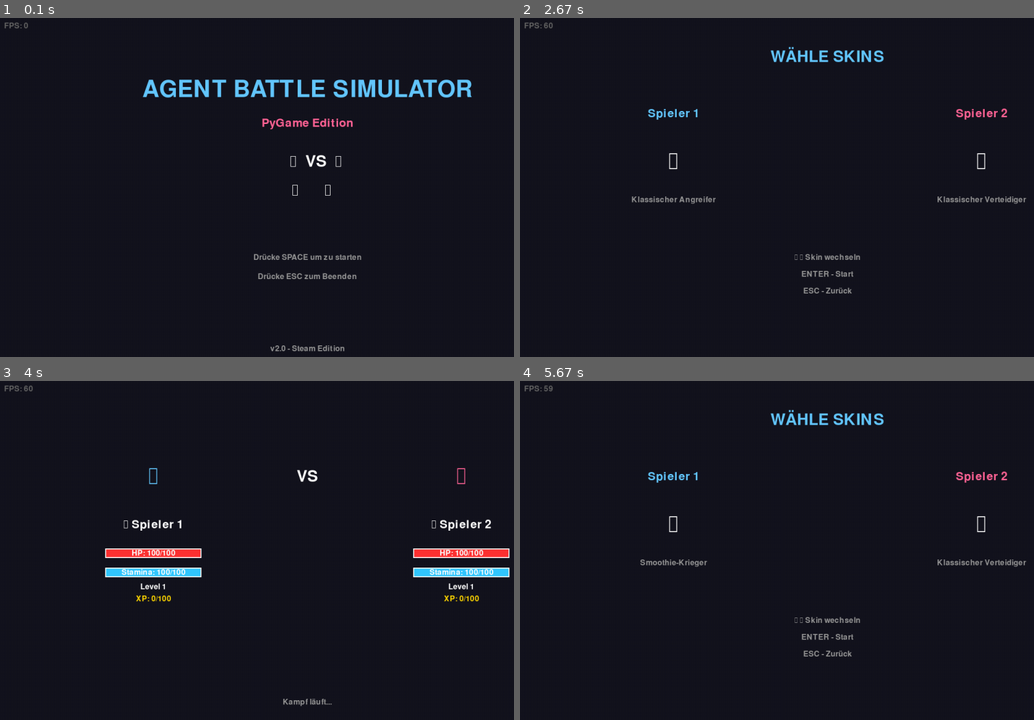
Above: before the commit, frames 1-4 (two rows, left to right).
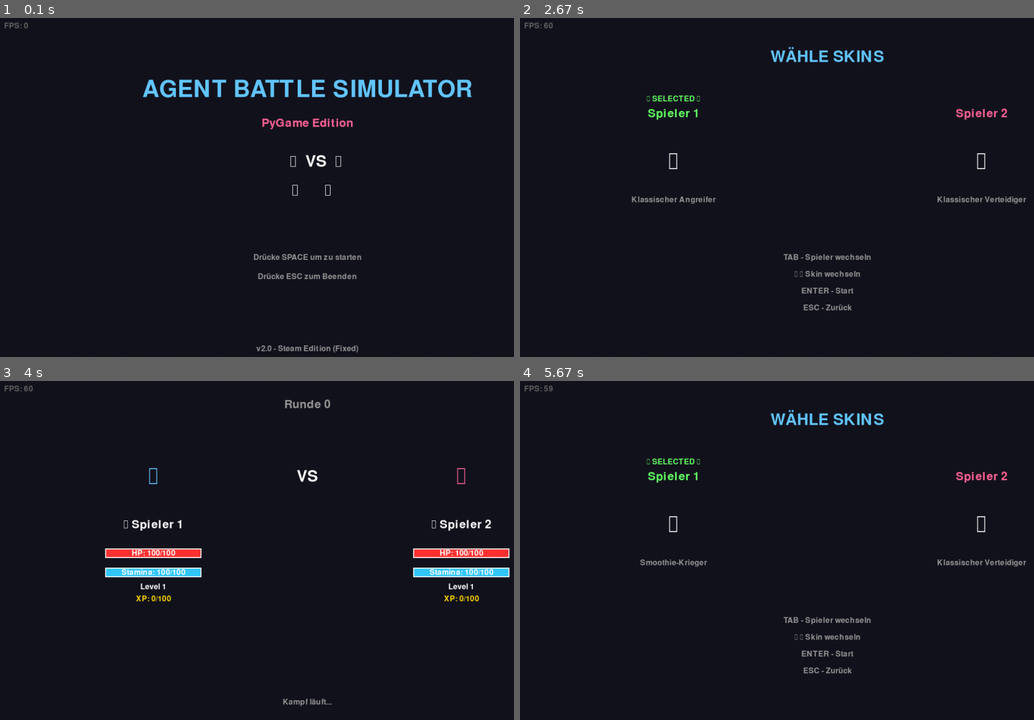
Above: after the commit, the same moments.

Repository: KoMMb0t/Hackaton
Game: pygame game, started from pygame_version/battle_sim_pygame.py
Same seed, same stepped clock (60 frames per second), same inputs: the game is played once before the commit and once after it.
Inputs:
- Up to frame 1 (0.1 s): no input
- Up to frame 2 (2.67 s): tap Space at 2.03 s; tap 3 at 2.37 s
- Up to frame 3 (4 s): hold Enter 2.7-3.23 s; hold Left 2.7-3.23 s; tap Space at 2.77, 3.07 s; tap 1 at 3.27 s
- Up to frame 4 (5.67 s): hold Esc 4.67-5.13 s; tap Space at 4.73, 5.03, 5.57 s; tap 1 at 5.17 s; hold Left from 5.5 s (still down)

The runs differ from the first frame. In frame 1, 0.2% of the frame differs, in the area x 49-70%, y 96-99%; in frame 2, 0.8%, in the area x 24-69%, y 22-87%; in frame 3, 0.1%; in frame 4, 0.8%.

Commit message:
Fix PyGame bugs: AI vs AI mode, dual skin selection, battle log
- Fixed AI vs AI mode: Now automatically executes battle rounds every 2 seconds
- Added dual player skin selection: Use TAB to switch between Player 1 and Player 2
- Implemented battle log display: Shows last 5 actions during battle
- Added round counter to battle screen
- Added visual selection indicator for skin selection
- Fixed battle state management and reset logic
- Improved UI feedback with color-coded player selection

Closes #1 (if issue exists)

Diff:
--- a/pygame_version/battle_sim_pygame.py
+++ b/pygame_version/battle_sim_pygame.py
@@ -11,6 +11,7 @@
 import sys
 import os
 from pathlib import Path
+import time
 
 # Füge Parent-Verzeichnis zum Path hinzu für Imports
 sys.path.insert(0, str(Path(__file__).parent.parent))
@@ -62,8 +63,18 @@
         self.player1_skin = "default_attacker"
         self.player2_skin = "default_defender"
 
+        # Skin selection state
+        self.selected_player = 1  # 1 or 2 - which player's skin is being selected
+
         # Game Engine
         self.game_engine = None
+
+        # Battle state
+        self.battle_round = 0
+        self.battle_log = []
+        self.last_action_time = 0
+        self.action_delay = 2.0  # Seconds between actions in AI vs AI mode
+        self.battle_finished = False
 
     def run(self):
         """Hauptschleife"""
@@ -131,17 +142,27 @@
                 self.start_battle()
             elif event.key == pygame.K_ESCAPE:
                 self.game_state = "GAME_MODE_SELECT"
+            # Switch between player 1 and player 2 skin selection
+            elif event.key == pygame.K_TAB:
+                self.selected_player = 2 if self.selected_player == 1 else 1
             # Skin-Auswahl mit Pfeiltasten
             elif event.key == pygame.K_LEFT:
-                self.player1_skin = self.skin_manager.get_previous_skin(self.player1_skin)
+                if self.selected_player == 1:
+                    self.player1_skin = self.skin_manager.get_previous_skin(self.player1_skin)
+                else:
+                    self.player2_skin = self.skin_manager.get_previous_skin(self.player2_skin)
             elif event.key == pygame.K_RIGHT:
-                self.player1_skin = self.skin_manager.get_next_skin(self.player1_skin)
+                if self.selected_player == 1:
+                    self.player1_skin = self.skin_manager.get_next_skin(self.player1_skin)
+                else:
+                    self.player2_skin = self.skin_manager.get_next_skin(self.player2_skin)
 
     def handle_battle_events(self, event):
         """Battle Events"""
         if event.type == pygame.KEYDOWN:
             if event.key == pygame.K_ESCAPE:
                 self.game_state = "MAIN_MENU"
+                self.reset_battle()
 
             # Spieler-Aktionen (wenn Multiplayer)
             if self.selected_mode in ["PLAYER_VS_AI", "PLAYER_VS_PLAYER"]:
@@ -159,16 +180,64 @@
         if event.type == pygame.KEYDOWN:
             if event.key == pygame.K_SPACE:
                 self.game_state = "MAIN_MENU"
+                self.reset_battle()
             elif event.key == pygame.K_r:
                 self.start_battle()  # Rematch
 
     def update(self):
         """Update-Logik"""
-        if self.game_state == "BATTLE":
+        if self.game_state == "BATTLE" and not self.battle_finished:
             # Battle-Update
-            if self.game_engine:
-                # Hier würde die Battle-Logik laufen
-                pass
+            if self.game_engine and self.selected_mode == "AI_VS_AI":
+                # Auto-play for AI vs AI mode
+                current_time = time.time()
+                if current_time - self.last_action_time >= self.action_delay:
+                    self.execute_battle_round()
+                    self.last_action_time = current_time
+
+    def execute_battle_round(self):
+        """Führt eine Kampfrunde aus"""
+        if not self.player1_agent.is_alive() or not self.player2_agent.is_alive():
+            self.battle_finished = True
+            self.game_state = "GAME_OVER"
+            return
+
+        # Agent 1 wählt Aktion
+        action1 = self.player1_agent.choose_action()
+
+        # Agent 2 wählt Aktion
+        action2 = self.player2_agent.choose_action()
+
+        # Führe Aktionen aus
+        if action1:
+            result1 = self.game_engine.execute_action(self.player1_agent, self.player2_agent, action1)
+            self.battle_log.append(f"{self.player1_agent.name}: {action1.name}")
+
+        if action2 and self.player2_agent.is_alive():
+            result2 = self.game_engine.execute_action(self.player2_agent, self.player1_agent, action2)
+            self.battle_log.append(f"{self.player2_agent.name}: {action2.name}")
+
+        # Regeneriere Stamina
+        self.player1_agent.regenerate_stamina()
+        self.player2_agent.regenerate_stamina()
+
+        # Reduziere Cooldowns
+        self.player1_agent.reduce_cooldowns()
+        self.player2_agent.reduce_cooldowns()
+
+        self.battle_round += 1
+
+        # Keep only last 5 log entries
+        if len(self.battle_log) > 10:
+            self.battle_log = self.battle_log[-10:]
+
+    def reset_battle(self):
+        """Setzt den Battle-State zurück"""
+        self.battle_round = 0
+        self.battle_log = []
+        self.last_action_time = 0
+        self.battle_finished = False
+        self.game_engine = None
 
     def render(self):
         """Rendering"""
@@ -182,11 +251,11 @@
             self.ui.render_mode_select()
         elif self.game_state == "SKIN_SELECT":
             self.ui.render_skin_select(self.player1_skin, self.player2_skin,
-                                      self.skin_manager)
+                                      self.skin_manager, self.selected_player)
         elif self.game_state == "BATTLE":
             self.ui.render_battle(self.player1_agent, self.player2_agent,
                                  self.player1_skin, self.player2_skin,
-                                 self.skin_manager)
+                                 self.skin_manager, self.battle_log, self.battle_round)
         elif self.game_state == "GAME_OVER":
             winner = self.player1_agent if self.player1_agent.is_alive() else self.player2_agent
             self.ui.render_game_over(winner)
@@ -221,6 +290,10 @@
         # Erstelle Game Engine
         self.game_engine = GameEngine(self.player1_agent, self.player2_agent)
 
+        # Reset battle state
+        self.reset_battle()
+        self.last_action_time = time.time()
+
         self.game_state = "BATTLE"
 
 
--- a/pygame_version/src/pygame_ui.py
+++ b/pygame_version/src/pygame_ui.py
@@ -4,7 +4,7 @@
 """
 
 import pygame
-from typing import Optional
+from typing import Optional, List
 
 
 class PyGameUI:
@@ -24,6 +24,7 @@
         self.COLOR_HP = (255, 50, 50)
         self.COLOR_STAMINA = (50, 200, 255)
         self.COLOR_XP = (255, 215, 0)
+        self.COLOR_SELECTED = (100, 255, 100)
 
         # Fonts
         try:
@@ -31,12 +32,14 @@
             self.large_font = pygame.font.Font(None, 48)
             self.medium_font = pygame.font.Font(None, 36)
             self.small_font = pygame.font.Font(None, 24)
+            self.tiny_font = pygame.font.Font(None, 18)
         except:
             # Fallback wenn keine Fonts verfügbar
             self.title_font = pygame.font.SysFont("arial", 72)
             self.large_font = pygame.font.SysFont("arial", 48)
             self.medium_font = pygame.font.SysFont("arial", 36)
             self.small_font = pygame.font.SysFont("arial", 24)
+            self.tiny_font = pygame.font.SysFont("arial", 18)
 
     def render_main_menu(self):
         """Rendert das Hauptmenü"""
@@ -75,7 +78,7 @@
             y += 40
 
         # Version Info
-        version = self.small_font.render("v2.0 - Steam Edition", True, self.COLOR_TEXT_DIM)
+        version = self.small_font.render("v2.0 - Steam Edition (Fixed)", True, self.COLOR_TEXT_DIM)
         version_rect = version.get_rect(center=(self.width // 2, self.height - 30))
         self.screen.blit(version, version_rect)
 
@@ -112,7 +115,7 @@
         back_rect = back.get_rect(center=(self.width // 2, self.height - 50))
         self.screen.blit(back, back_rect)
 
-    def render_skin_select(self, player1_skin, player2_skin, skin_manager):
+    def render_skin_select(self, player1_skin, player2_skin, skin_manager, selected_player=1):
         """Rendert die Skin-Auswahl"""
         # Titel
         title = self.large_font.render("WÄHLE SKINS", True, self.COLOR_PRIMARY)
@@ -120,9 +123,16 @@
         self.screen.blit(title, title_rect)
 
         # Spieler 1 Skin
-        p1_title = self.medium_font.render("Spieler 1", True, self.COLOR_PRIMARY)
+        p1_color = self.COLOR_SELECTED if selected_player == 1 else self.COLOR_PRIMARY
+        p1_title = self.medium_font.render("Spieler 1", True, p1_color)
         p1_title_rect = p1_title.get_rect(center=(self.width // 4, 200))
         self.screen.blit(p1_title, p1_title_rect)
+
+        # Selection indicator for Player 1
+        if selected_player == 1:
+            indicator = self.small_font.render("◄ SELECTED ►", True, self.COLOR_SELECTED)
+            indicator_rect = indicator.get_rect(center=(self.width // 4, 170))
+            self.screen.blit(indicator, indicator_rect)
 
         # Skin-Preview (ASCII)
         p1_skin_display = skin_manager.get_skin_display(player1_skin)
@@ -137,9 +147,16 @@
         self.screen.blit(p1_name, p1_name_rect)
 
         # Spieler 2 Skin
-        p2_title = self.medium_font.render("Spieler 2", True, self.COLOR_SECONDARY)
+        p2_color = self.COLOR_SELECTED if selected_player == 2 else self.COLOR_SECONDARY
+        p2_title = self.medium_font.render("Spieler 2", True, p2_color)
         p2_title_rect = p2_title.get_rect(center=(3 * self.width // 4, 200))
         self.screen.blit(p2_title, p2_title_rect)
+
+        # Selection indicator for Player 2
+        if selected_player == 2:
+            indicator = self.small_font.render("◄ SELECTED ►", True, self.COLOR_SELECTED)
+            indicator_rect = indicator.get_rect(center=(3 * self.width // 4, 170))
+            self.screen.blit(indicator, indicator_rect)
 
         p2_skin_display = skin_manager.get_skin_display(player2_skin)
         p2_skin_text = self.title_font.render(p2_skin_display, True, self.COLOR_TEXT)
@@ -153,6 +170,7 @@
 
         # Anweisungen
         instructions = [
+            "TAB - Spieler wechseln",
             "← → Skin wechseln",
             "ENTER - Start",
             "ESC - Zurück"
@@ -164,8 +182,13 @@
             self.screen.blit(text, text_rect)
             y += 35
 
-    def render_battle(self, agent1, agent2, skin1, skin2, skin_manager):
+    def render_battle(self, agent1, agent2, skin1, skin2, skin_manager, battle_log: List[str] = None, battle_round: int = 0):
         """Rendert den Kampf"""
+        # Round counter
+        round_text = self.medium_font.render(f"Runde {battle_round}", True, self.COLOR_TEXT_DIM)
+        round_rect = round_text.get_rect(center=(self.width // 2, 50))
+        self.screen.blit(round_text, round_rect)
+
         # Agenten-Avatare
         avatar1 = self.title_font.render(skin_manager.get_skin_display(skin1),
                                          True, self.COLOR_PRIMARY)
@@ -197,10 +220,22 @@
         # Stats - Agent 2
         self.render_agent_stats(agent2, 3 * self.width // 4, 350)
 
-        # Kampf-Log (unten)
-        log_text = self.small_font.render("Kampf läuft...", True, self.COLOR_TEXT_DIM)
-        log_rect = log_text.get_rect(center=(self.width // 2, self.height - 50))
-        self.screen.blit(log_text, log_rect)
+        # Battle Log
+        if battle_log:
+            log_title = self.small_font.render("Kampf-Log:", True, self.COLOR_TEXT)
+            self.screen.blit(log_title, (self.width // 2 - 60, 520))
+
+            y = 550
+            # Show last 5 entries
+            for entry in battle_log[-5:]:
+                log_text = self.tiny_font.render(entry, True, self.COLOR_TEXT_DIM)
+                log_rect = log_text.get_rect(center=(self.width // 2, y))
+                self.screen.blit(log_text, log_rect)
+                y += 25
+        else:
+            log_text = self.small_font.render("Kampf läuft...", True, self.COLOR_TEXT_DIM)
+            log_rect = log_text.get_rect(center=(self.width // 2, self.height - 50))
+            self.screen.blit(log_text, log_rect)
 
     def render_agent_stats(self, agent, x, y):
         """Rendert Agent-Stats"""
@@ -231,7 +266,7 @@
         pygame.draw.rect(self.screen, (50, 50, 50), bg_rect)
 
         # Füllstand
-        fill_width = int((current / maximum) * bar_width)
+        fill_width = int((current / maximum) * bar_width) if maximum > 0 else 0
         fill_rect = pygame.Rect(x - bar_width // 2, y, fill_width, bar_height)
         pygame.draw.rect(self.screen, color, fill_rect)
 
